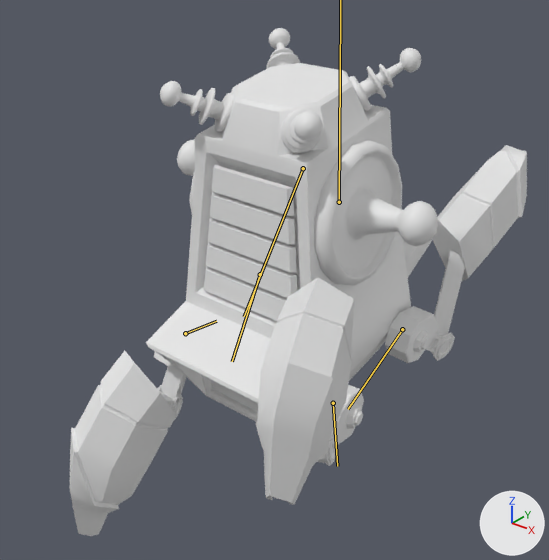
The FBX model resource/ani/캐릭터/MS04_EMP/MS04_Incap_End_001.FBX as it was, and as the next commit left it.
Rendered twice from a 50 mm camera at (1.36, -1.79, 1.36) aimed at (-0.07, -0.01, 0.25). The lights are fixed; the arrows at lower right show +X, +Y and +Z. Both versions are drawn at frame 31 of the action 'EMP_Machine3_Incap'; the numbers are the values there. The bones that change are drawn over the model as lines.

The first picture shows 'EMP_model_light_Emission', 'EMP_modeling'.
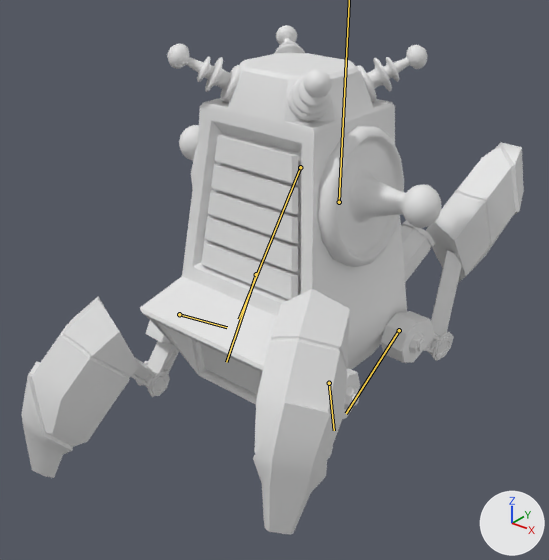
Commit message: EMP 애니수정

Changed parts and their boxes (x1, y1, x2, y2) in the pictures (549 x 560 px):
```json
{"object": "EMP_modeling", "change": "posed", "before": [70, 28, 527, 536], "after": [21, 25, 524, 535], "on screen": "10% wider"}
{"object": "EMP_model_light_Emission", "change": "posed", "before": [204, 165, 297, 412], "after": [200, 135, 298, 395]}
{"bone": "EMP_Leg01", "before": "(333, 403) to (337, 466)", "after": "(329, 383) to (334, 430)"}
{"bone": "EMP_Leg02", "before": "(185, 333) to (216, 321)", "after": "(179, 314) to (227, 327)"}
{"bone": "EMP_Leg04", "before": "(260, 274) to (232, 361)", "after": "(256, 274) to (226, 362)"}
{"bone": "Bone017", "before": "(303, 168) to (244, 316)", "after": "(300, 167) to (239, 319)"}
{"bone": "EMP_Leg03", "before": "(402, 329) to (348, 409)", "after": "(399, 330) to (346, 413)"}
```

The change, as JSON lines over the scene's bpy script:
```json
{"block": "bone_emp_body", "where": "bone_emp_body = bpy.data.objects['EMP_ALL_Body'].pose.bones['EMP_Body']"}
{"op": "set", "path": "bone_emp_body.rotation_quaternion", "old": "(0.999, -0.01, 0.0, -0.058)", "new": "(1.0, -0.01, -0.001, 0.0)", "note": "degrees (-1, 0, -7) -> degrees (-1, 0, 0)"}
{"op": "set", "path": "bone_emp_body.scale", "old": "(1.01, 1.0, 1.0)", "new": "(1.0, 1.0, 1.0)"}
{"block": "bone_emp_leg01", "where": "bone_emp_leg01 = bpy.data.objects['EMP_ALL_Body'].pose.bones['EMP_Leg01']  # child of 'EMP_Body'"}
{"op": "set", "path": "bone_emp_leg01.rotation_quaternion", "old": "(0.935, 0.008, 0.02, -0.353)", "new": "(0.978, 0.006, 0.0, -0.21)", "note": "degrees (0, 2, -41) -> degrees (1, 0, -24)"}
{"block": "bone_emp_leg02", "where": "bone_emp_leg02 = bpy.data.objects['EMP_ALL_Body'].pose.bones['EMP_Leg02']  # child of 'EMP_Body'"}
{"op": "set", "path": "bone_emp_leg02.rotation_quaternion", "old": "(0.944, -0.003, 0.021, -0.331)", "new": "(0.984, 0.0, 0.008, -0.18)", "note": "degrees (-1, 2, -39) -> degrees (0, 1, -21)"}
{"block": "bone_emp_leg04", "where": "bone_emp_leg04 = bpy.data.objects['EMP_ALL_Body'].pose.bones['EMP_Leg04']  # child of 'EMP_Body'"}
{"op": "set", "path": "bone_emp_leg04.rotation_quaternion", "old": "(0.972, 0.104, -0.122, -0.173)", "new": "(0.959, 0.095, -0.121, -0.236)", "note": "degrees (14, -12, -22) -> degrees (14, -11, -29)"}
{"block": "bone_bone017", "where": "bone_bone017 = bpy.data.objects['EMP_ALL_Body'].pose.bones['Bone017']  # child of 'Bone015'"}
{"op": "set", "path": "bone_bone017.rotation_quaternion", "old": "(0.999, -0.001, 0.0, 0.043)", "new": "(1.0, 0.0, 0.0, 0.03)", "note": "degrees (0, 0, 5) -> degrees (0, 0, 3)"}
{"block": "bone_emp_leg03", "where": "bone_emp_leg03 = bpy.data.objects['EMP_ALL_Body'].pose.bones['EMP_Leg03']  # child of 'EMP_Body'"}
{"op": "set", "path": "bone_emp_leg03.rotation_quaternion", "old": "(0.993, 0.006, -0.051, -0.109)", "new": "(0.983, 0.008, -0.042, -0.178)", "note": "degrees (1, -6, -13) -> degrees (2, -5, -21)"}
```
